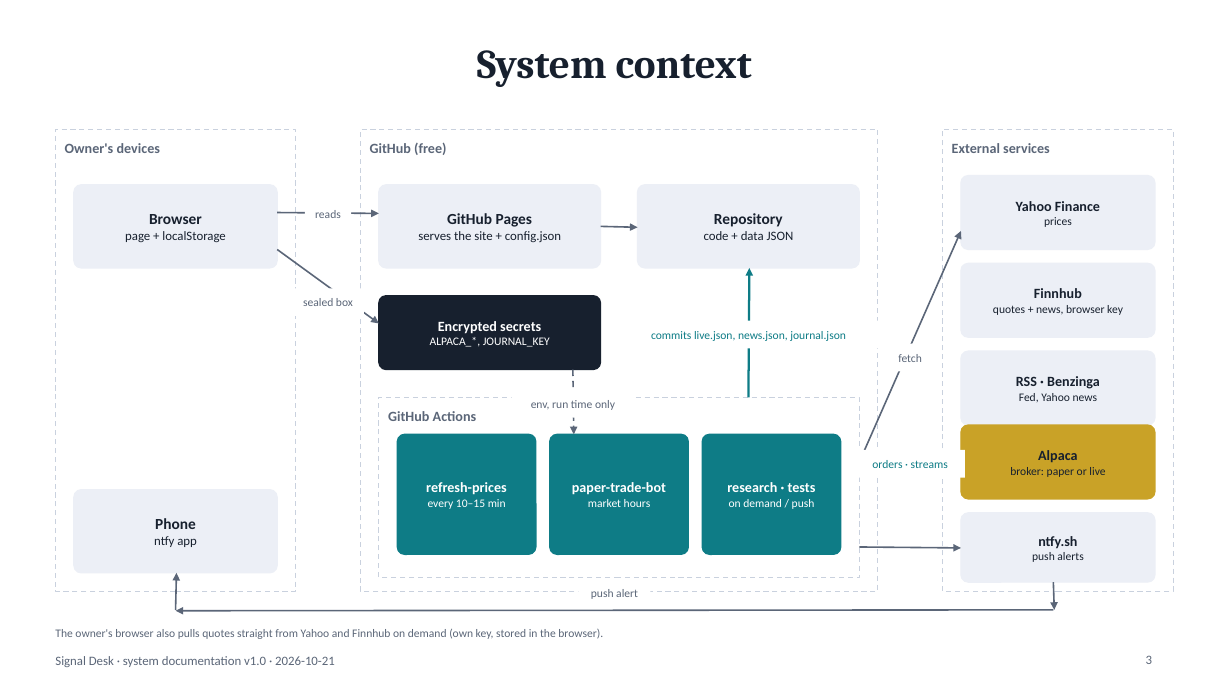
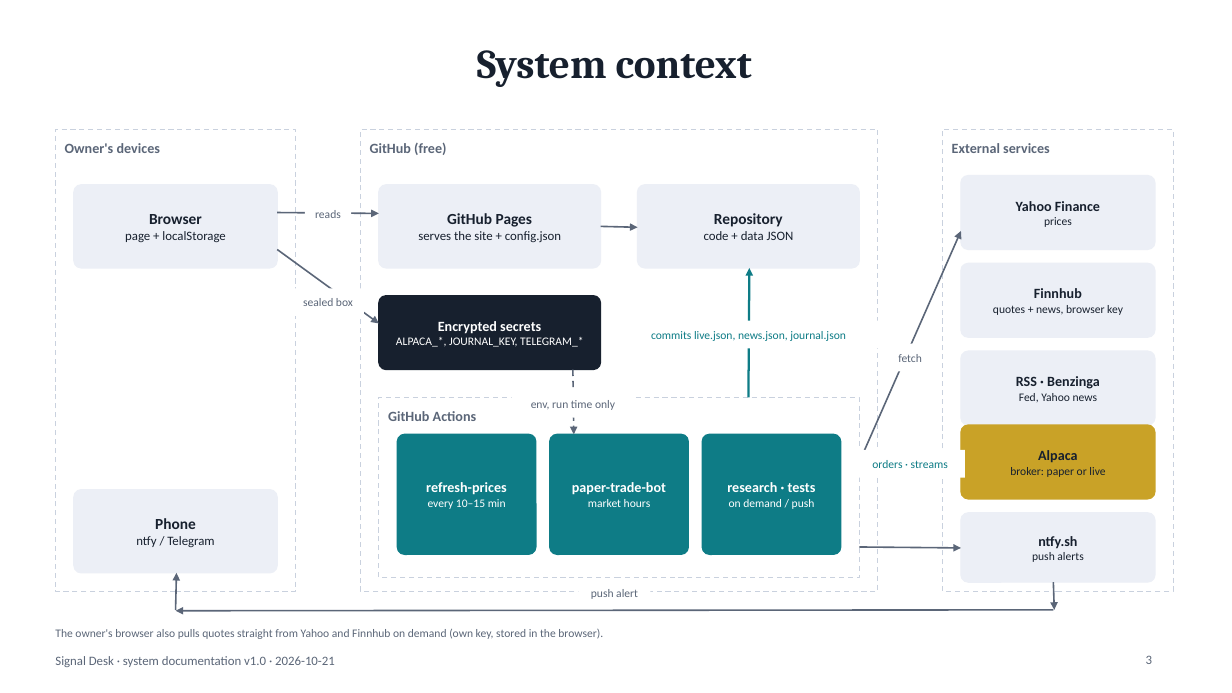
Before and after one commit to harimula/signal-desk, a slide deck: slide 3 of docs/architecture.pptx. Drawn at 1232x693 pixels with LibreOffice and Linux fonts; fonts in the diff are those of the drawing. Boxes give left, top, right and bottom in pixels: in the first picture for what was removed or moved away, otherwise in the second. Text is boxed around its words. In the diff, an @@ line names an element or a change of style, - is before the commit and + after.

```diff
--- a/docs/architecture.pptx
+++ b/docs/architecture.pptx
@@ text at (x1=396, y1=337, x2=583, y2=347): text changed @@
-ALPACA_*, JOURNAL_KEY
+ALPACA_*, JOURNAL_KEY, TELEGRAM_*
@@ text at (x1=136, y1=536, x2=214, y2=547): text changed @@
-ntfy app
+ntfy / Telegram
```
Also in this commit, not shown: 3 other slides changed, 15 other files.
